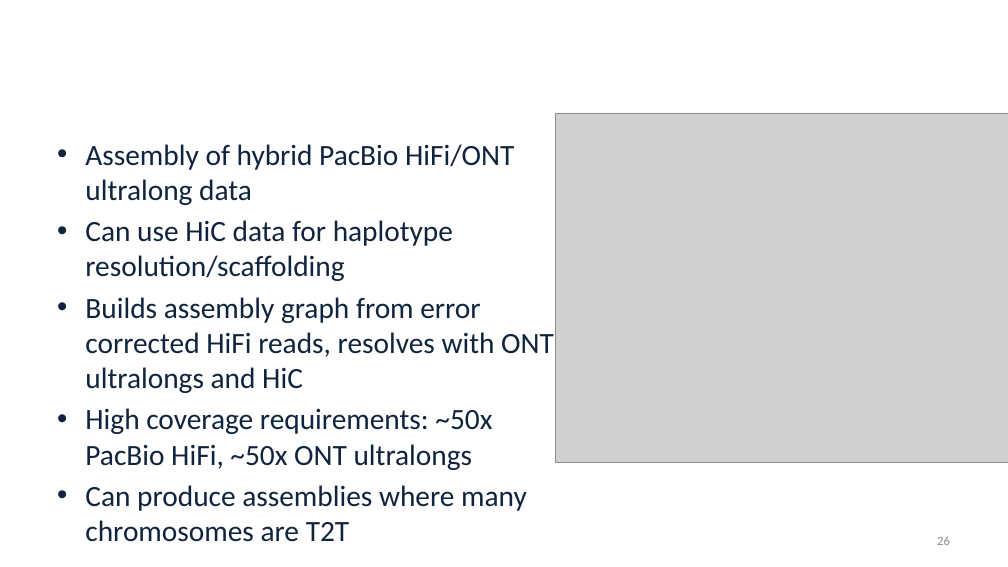
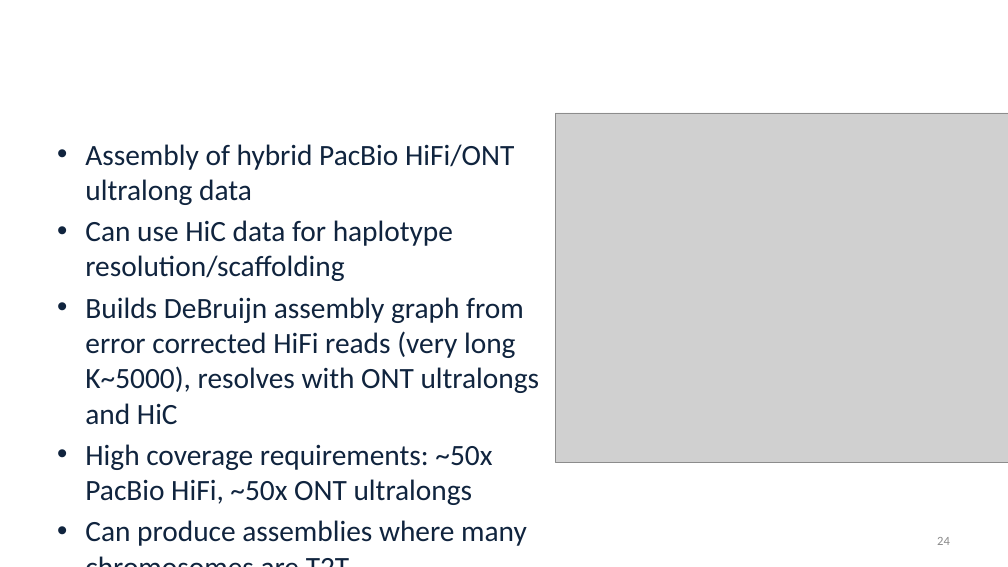
Before and after one commit to alekseyzimin/BME-Algorithms-for-Analysis-of-Genomic-Data, a slide deck: slide 24 of Fall 2026/Week 7 -- Quality Control Assembly Programs Jaccard Similarity.pptx (slide 26 before the commit). Drawn at 1008x567 pixels with LibreOffice and Linux fonts; fonts in the diff are those of the drawing; grey boxes stand for pictures; background and template pictures are left out. Boxes give left, top, right and bottom in pixels: in the first picture for what was removed or moved away, otherwise in the second. Text is boxed around its words. In the diff, an @@ line names an element or a change of style, - is before the commit and + after.

```diff
--- a/Fall 2026/Week 7 -- Quality Control Assembly Programs Jaccard Similarity.pptx
+++ b/Fall 2026/Week 7 -- Quality Control Assembly Programs Jaccard Similarity.pptx
@@ text at bbox=[85, 297, 540, 425]: text changed @@
-• Builds assembly graph from error corrected HiFi reads, resolves with ONT ultralongs and HiC
+• Builds DeBruijn assembly graph from error corrected HiFi reads (very long K~5000), resolves with ONT ultralongs and HiC
@@ page number at bbox=[937, 537, 950, 545]: text changed @@
-26
+24
```
Also in this commit, not shown: 2 other slides changed, 2 slides removed, 2 other files.
